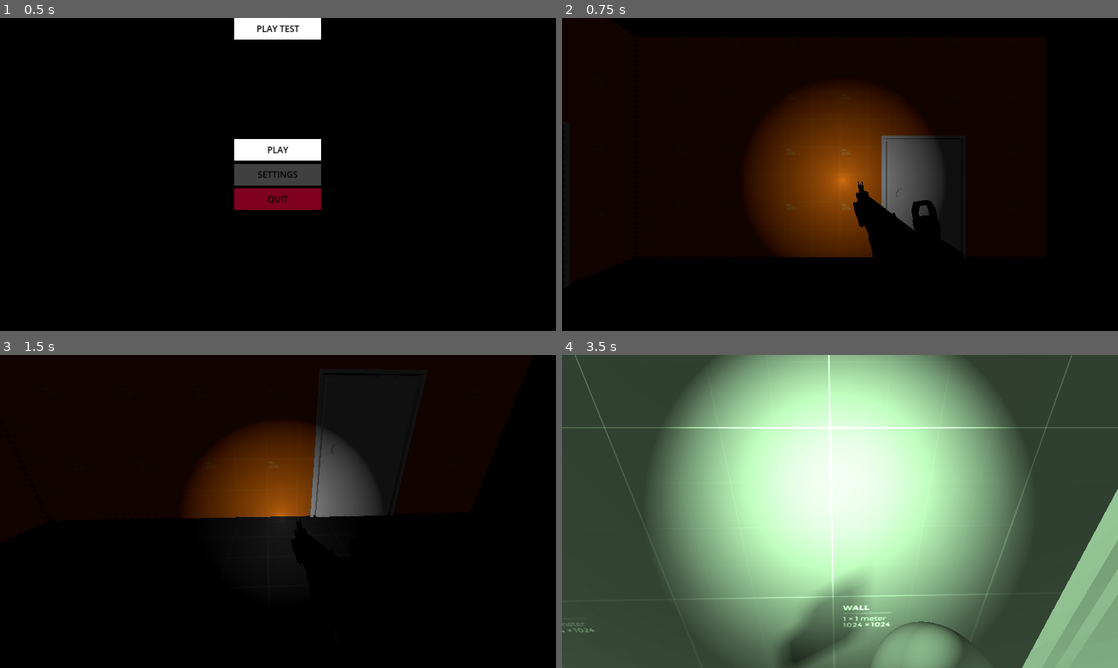
Above: before the commit, frames 1-4 (two rows, left to right).
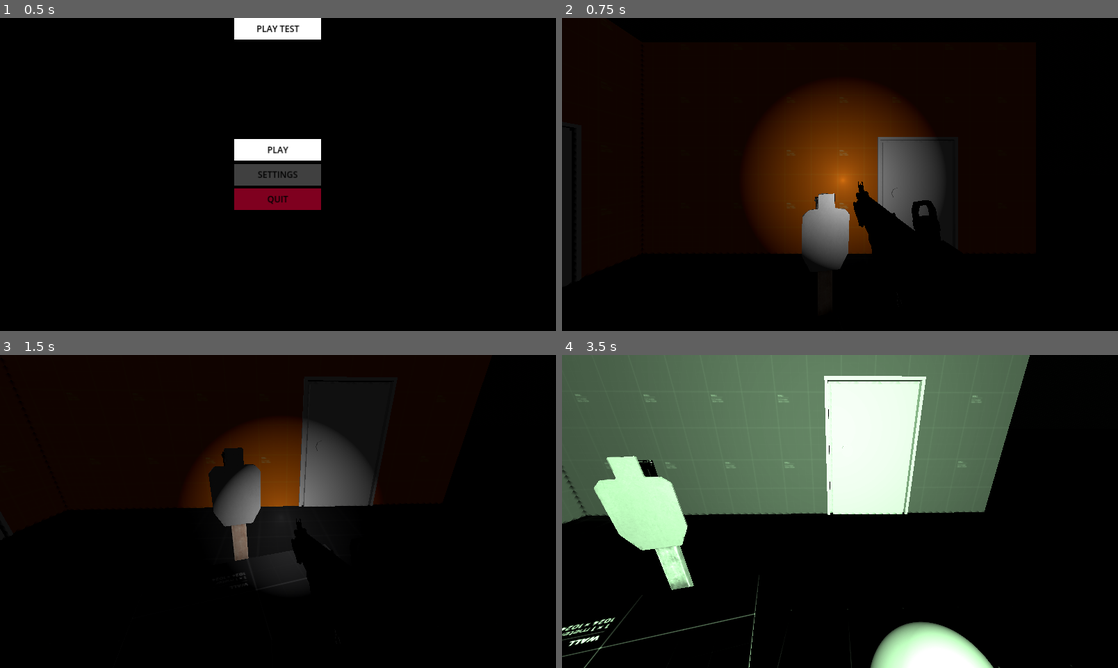
Above: after the commit, the same moments.

Repository: Ieida/Tactical-FPS-Godot
Game: Godot game, scene res://main_menu/main_menu.tscn
Same seed, same stepped clock (60 frames per second), same inputs: the game is played once before the commit and once after it. The engine's default icon, where the game draws it, is replaced by a stand-in: a white triangle on a blue panel in a dark square.
Inputs (mouse positions are in pixels of both pictures, inside the frame that each line leads up to):
- Up to frame 1 (0.5 s): no input
- Up to frame 2 (0.75 s): click "PLAY TEST" at 0.5 s
- Up to frame 3 (1.5 s): tap Enter at 1.25 s; move the mouse to (305, 511) at 1.27 s; hold W (move_forward) from 1.28 s (still down); right-click (305, 511) at 1.35 s
- Up to frame 4 (3.5 s): keep holding W (move_forward); move the mouse to (812, 511) at 2.02 s; tap 3 (grenade) at 2.1 s; move the mouse to (851, 505) at 2.77 s; tap N (night_vision) at 2.85 s

Frame 1 is identical in both runs. In frame 2, 2.1% of the frame differs, in the area x 38-67%, y 37-81%; in frame 3, 3.8%; in frame 4, 91%, in the area x 0-100%, y 0-100%.

Commit message:
improved night vision effect

Diff:
--- a/level_0/level_0.tscn
+++ b/level_0/level_0.tscn
@@ -148,6 +148,17 @@
 script = ExtResource("2_hpmpi")
 hit_particle_effects = ExtResource("3_0r2ke")
 
+[node name="Target6" parent="Buildings/House" instance=ExtResource("4_ea6rt")]
+transform = Transform3D(0.965926, 0, 0.258819, 0, 1, 0, -0.258819, 0, 0.965926, 3.94044, -9.53674e-07, 2.83089)
+
+[node name="Obstacle" type="CSGBox3D" parent="Buildings/House/Target6"]
+transform = Transform3D(-1, 0, 0, 0, 1, 0, 0, 0, -1, 0.00439739, 0.4, 0.553537)
+use_collision = true
+size = Vector3(1, 0.8, 0.5)
+material = SubResource("StandardMaterial3D_dxbi6")
+script = ExtResource("2_hpmpi")
+hit_particle_effects = ExtResource("3_0r2ke")
+
 [node name="Target3" parent="Buildings/House" instance=ExtResource("4_ea6rt")]
 transform = Transform3D(0.965926, 0, -0.258819, 0, 1, 0, 0.258819, 0, 0.965926, -1.85431, -2.38418e-07, -6.01583)
 
--- a/player/player.tscn
+++ b/player/player.tscn
@@ -658,7 +658,7 @@
 resource_name = "night_vision"
 script/source = "extends ColorRect
 
-@export var light: SpotLight3D
+@export var light: Light3D
 @export var intensity: float = 3.0
 var tween
 var _intst: float:
@@ -755,9 +755,9 @@
 body = NodePath("../..")
 sensitivity = ExtResource("4_7jfg2")
 
-[node name="NightVisionLight" type="SpotLight3D" parent="CharacterBody3D/Node3D/PlayerCamera"]
+[node name="NightVisionLight" type="OmniLight3D" parent="CharacterBody3D/Node3D/PlayerCamera"]
 light_energy = 0.02
-spot_range = 10.0
+omni_range = 15.0
 
 [node name="Weapons" type="Node3D" parent="CharacterBody3D/Node3D/PlayerCamera"]
 
